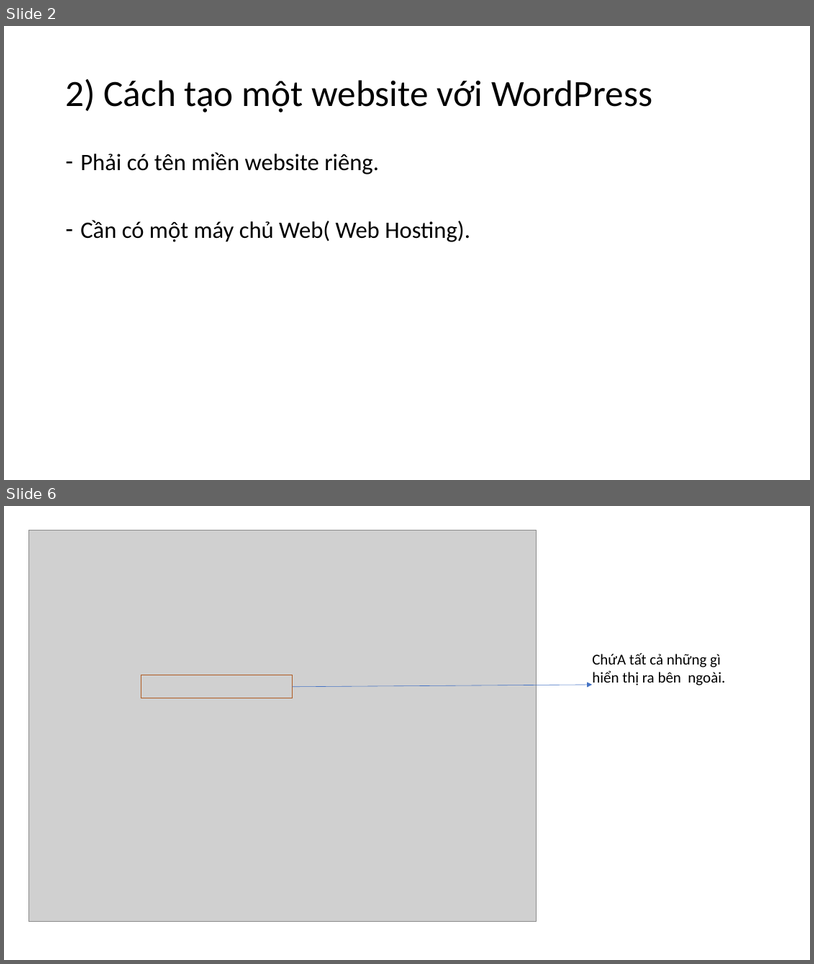
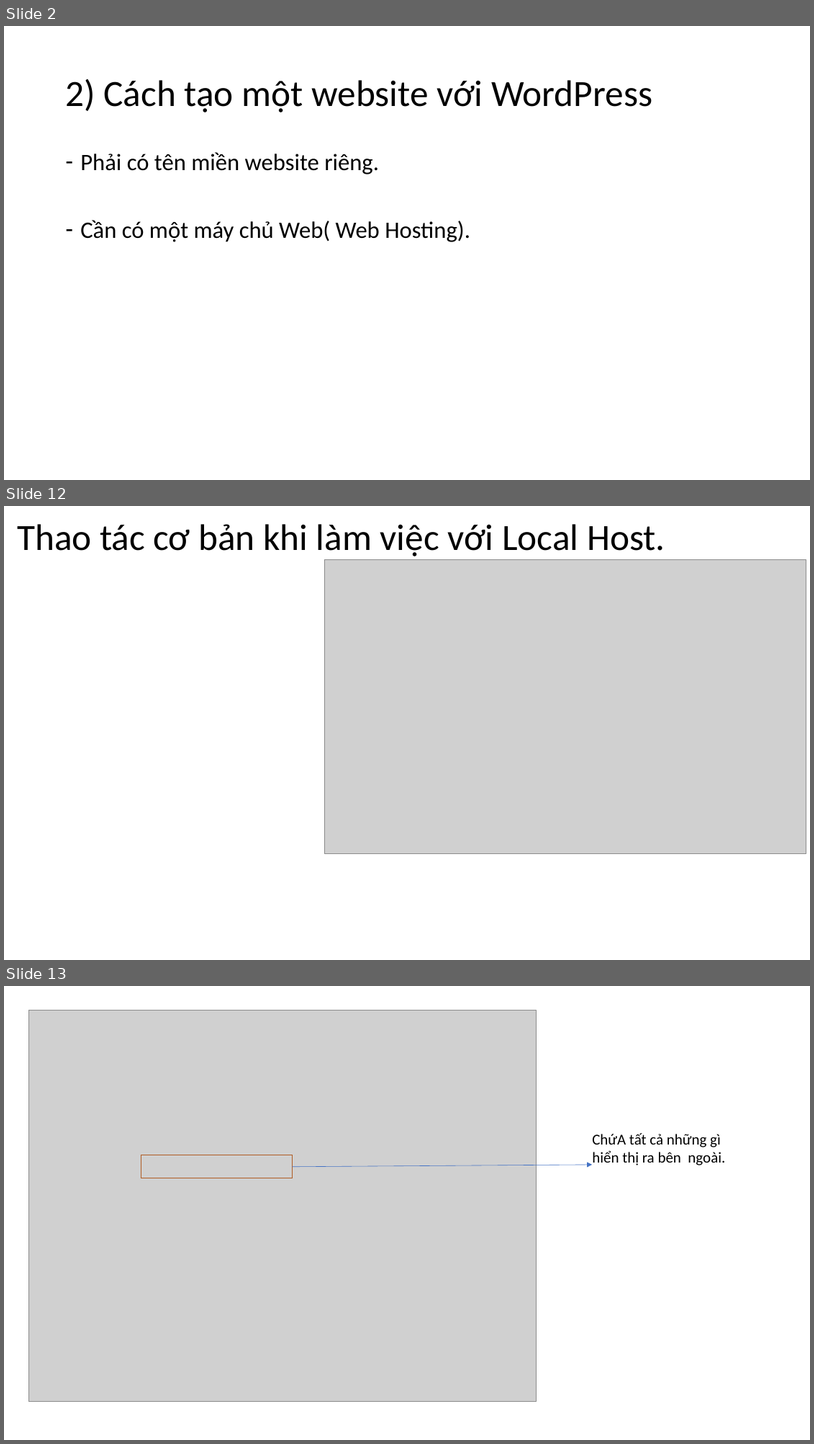
Before and after one commit to DangVanDoan05/WordPress, a slide deck: Giới thiệu .pptx. Shown one above the other, each under a label of ours: slides 2 and 6 before the commit, slides 2, 12 and 13 after it; the slides between them are not shown. The pictures are 814x964 and 814x1444 pixels, drawn with LibreOffice and Linux fonts; fonts in the diff are those of the drawing; grey boxes stand for pictures. Boxes give left, top, right and bottom in pixels: in the first picture for what was removed or moved away, otherwise in the second. Text is boxed around its words. In the diff, an @@ line names an element or a change of style, - is before the commit and + after.

```diff
--- a/Giới thiệu .pptx
+++ b/Giới thiệu .pptx
@@ slide 12 added at <box>4,506,810,960</box>, background #FFFFFF @@
@@ title added at <box>17,524,666,556</box>, 44 pt, text #000000 @@
+Thao tác cơ bản khi làm việc với Local Host.
@@ picture added at <box>324,560,807,853</box> @@
@@ what was slide 6 is now slide 13 @@
```
Also in this commit, not shown: 2 slides changed, 7 other slides added, 1 slide removed, 1 other file.
